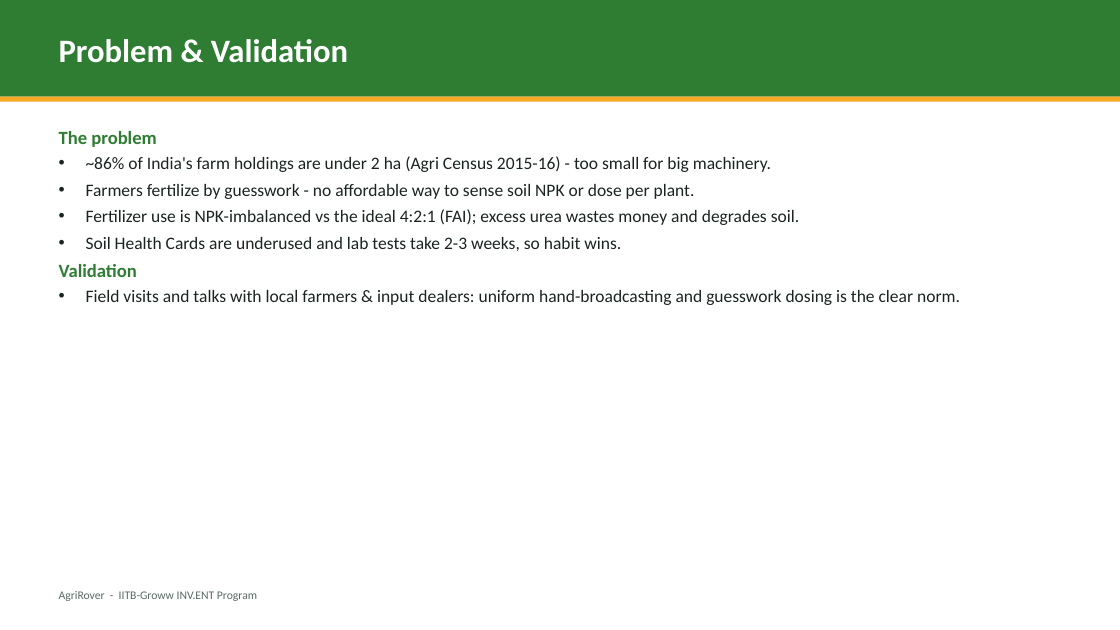
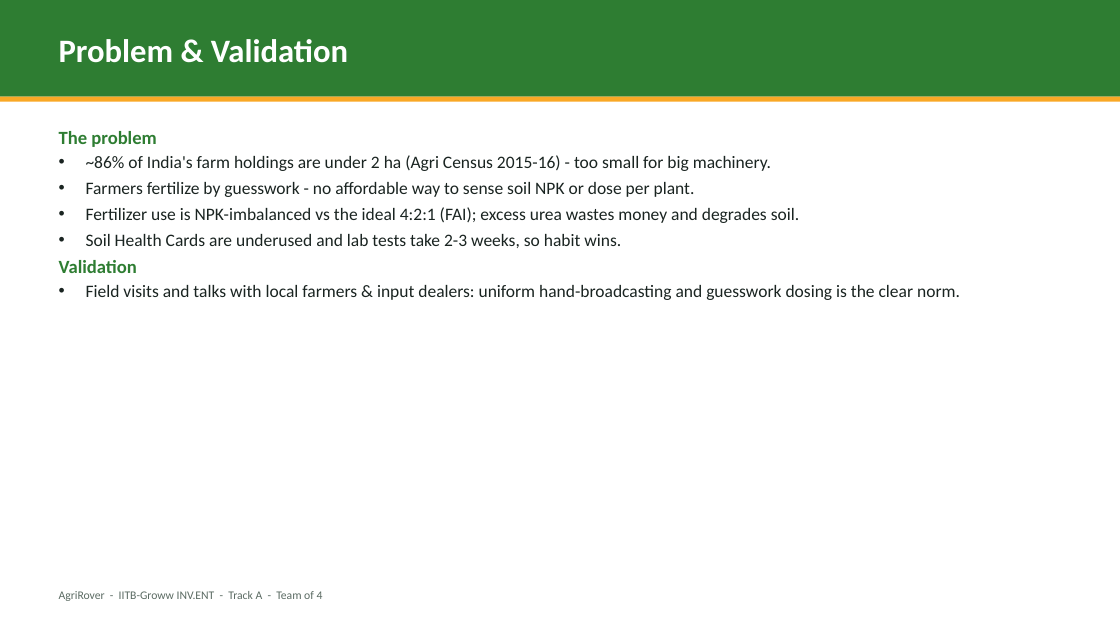
Before and after one commit to aman123825/agrobot, a slide deck: slide 2 of AgriRover_Pitch.pptx. Drawn at 1120x630 pixels with LibreOffice and Linux fonts; fonts in the diff are those of the drawing. Boxes give left, top, right and bottom in pixels: in the first picture for what was removed or moved away, otherwise in the second. Text is boxed around its words. In the diff, an @@ line names an element or a change of style, - is before the commit and + after.

Commit message:
Expand deck: add 'What we've built' traction slide, team-of-4, real costed BOM budget

```diff
--- a/AgriRover_Pitch.pptx
+++ b/AgriRover_Pitch.pptx
@@ text "The problem" rewrapped from [59,131,960,305] to [59,131,960,300] @@
@@ text at [59,591,323,601]: text changed @@
-AgriRover - IITB-Groww INV.ENT Program
+AgriRover - IITB-Groww INV.ENT - Track A - Team of 4
```
Also in this commit, not shown: 4 other slides changed, 3 slides added, 2 slides removed.
